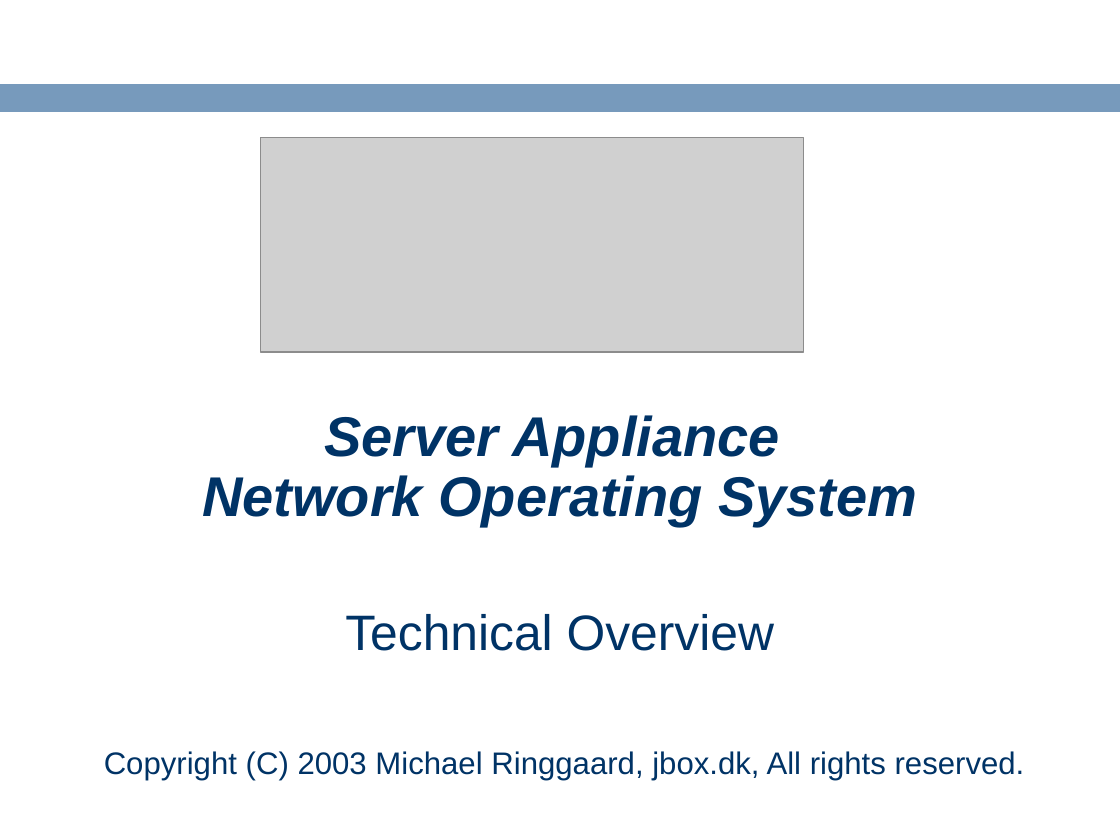
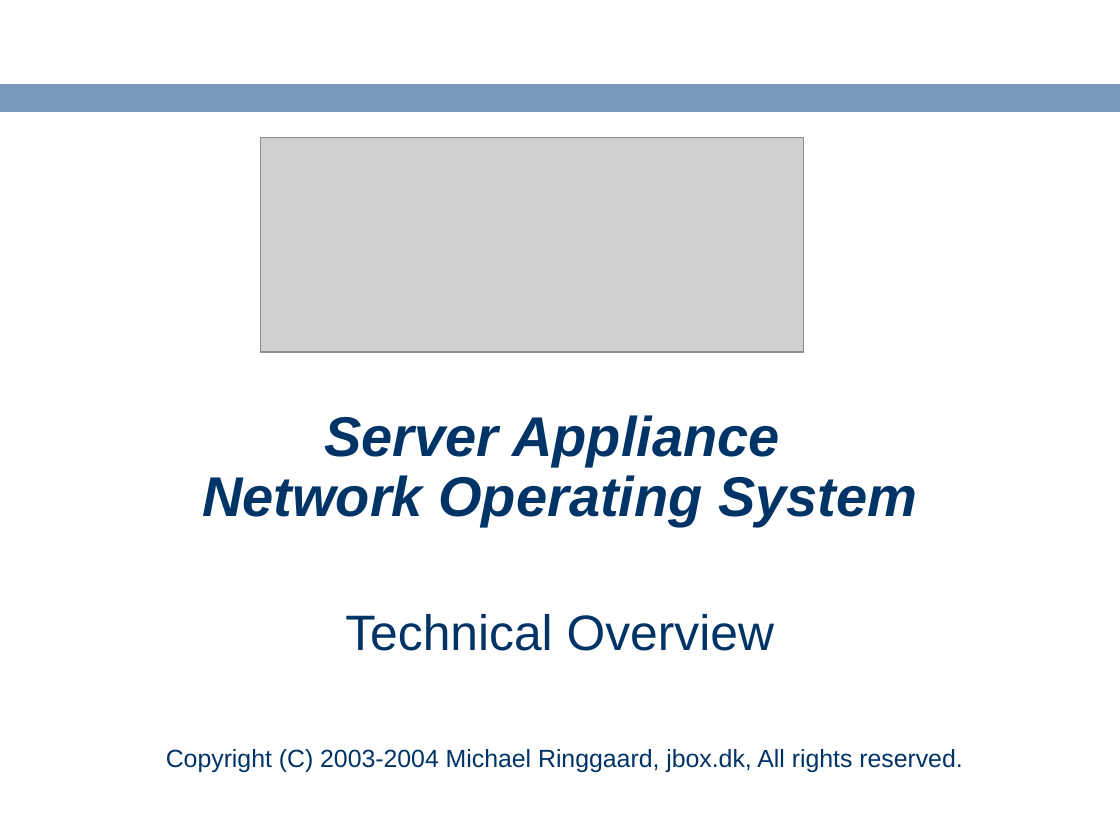
Before and after one commit to ringgaard/sanos, a slide deck: slide 1 of doc/sanostech.ppt. Drawn at 1120x840 pixels with LibreOffice and Linux fonts; fonts in the diff are those of the drawing; grey boxes stand for pictures; background and template pictures are left out. Boxes give left, top, right and bottom in pixels: in the first picture for what was removed or moved away, otherwise in the second. Text is boxed around its words. In the diff, an @@ line names an element or a change of style, - is before the commit and + after.

```diff
--- a/doc/sanostech.ppt
+++ b/doc/sanostech.ppt
@@ text at (166, 749, 962, 772): text changed; size 20 to 16 pt @@
-Copyright (C) 2003 Michael Ringgaard, jbox.dk, All rights reserved.
+Copyright (C) 2003-2004 Michael Ringgaard, jbox.dk, All rights reserved.
```
Also in this commit, not shown: 7 other slides changed, 1 slide added.
